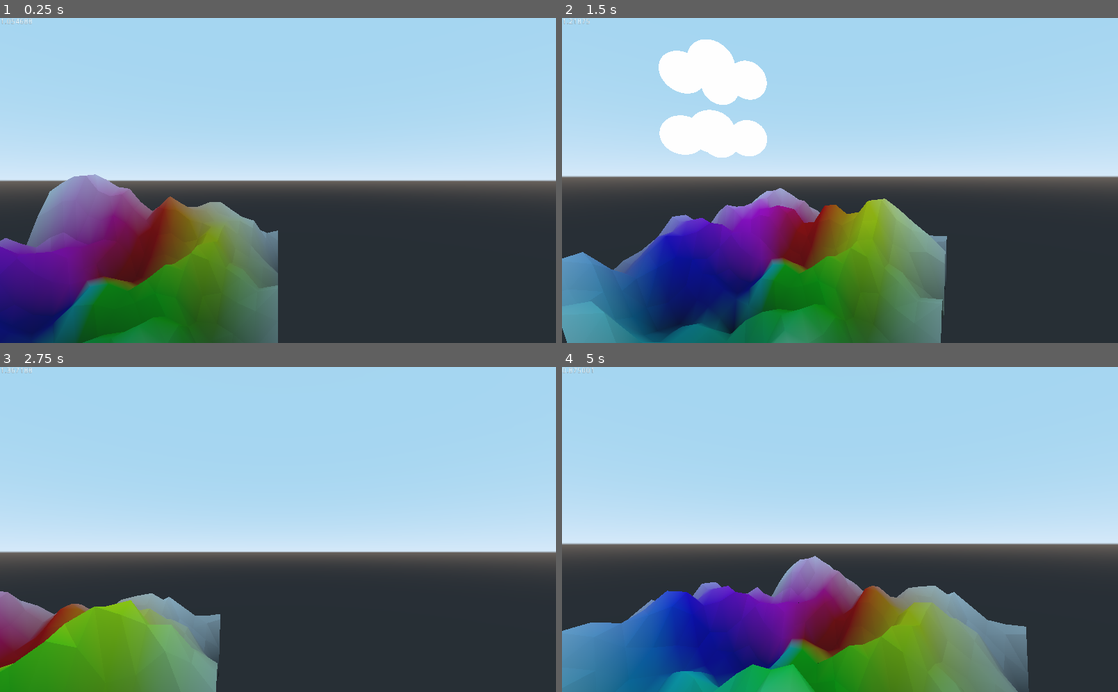
Above: before the commit, frames 1-4 (two rows, left to right).
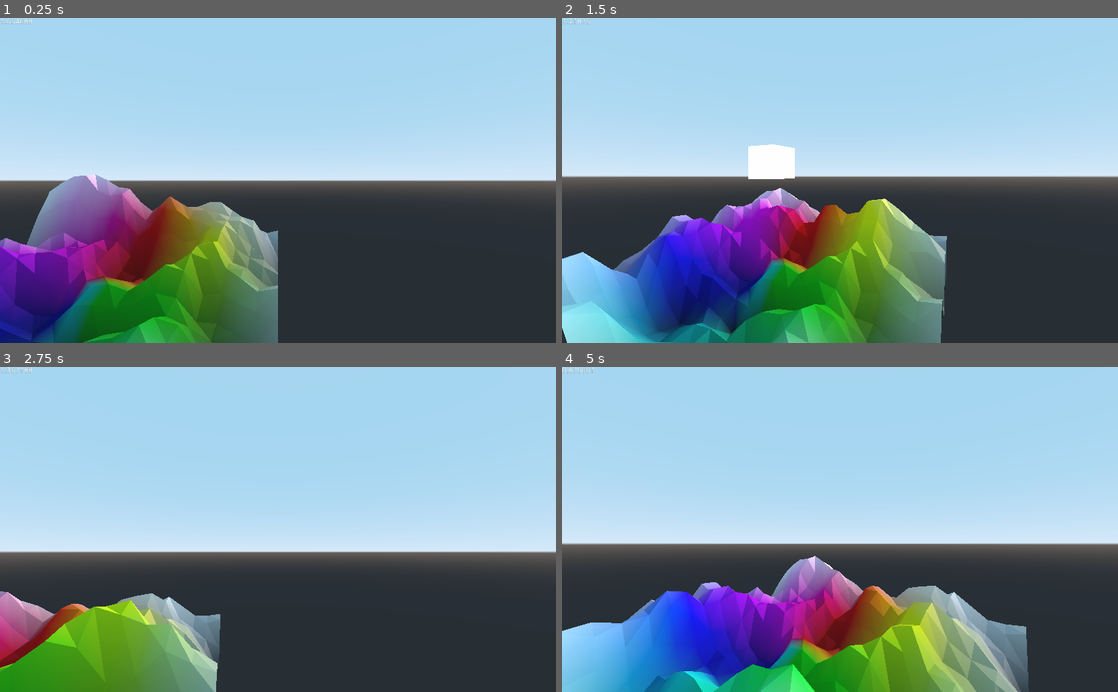
Above: after the commit, the same moments.

Repository: MrRoboman4321/Terrain-Meshes
Game: Godot game, scene res://Main.tscn
The game is run twice, just before and just after one commit, with the same random seed, the same clock (stepped at 60 frames per second) and the same inputs.
Inputs (mouse positions are in pixels of both pictures, inside the frame that each line leads up to):
- Up to frame 1 (0.25 s): no input
- Up to frame 2 (1.5 s): move the mouse to (867, 180) at 0.52 s; hold Up (ui_up) from 0.53 s (still down); click (867, 180) at 0.67 s; move the mouse to (812, 180) at 1.27 s
- Up to frame 3 (2.75 s): keep holding Up (ui_up); move the mouse to (289, 523) at 2.02 s
- Up to frame 4 (5 s): keep holding Up (ui_up); move the mouse to (834, 536) at 2.77 s; click (834, 536) at 2.92 s; move the mouse to (878, 532) at 3.52 s; move the mouse to (795, 526) at 4.27 s

The runs differ from the first frame. In frame 1, 4.9% of the frame differs, in the area x 0-50%, y 48-100%; in frame 2, 16%, in the area x 0-69%, y 6-100%; in frame 3, 2.4%; in frame 4, 14%.

Commit message:
Correct culling on dissolve shader

Diff:
--- /dev/null
+++ b/CollidingBox.tscn
@@ -0,0 +1,32 @@
+[gd_scene load_steps=7 format=2]
+
+[ext_resource path="res://dissolve.tres" type="Shader" id=1]
+
+[sub_resource type="OpenSimplexNoise" id=1]
+
+[sub_resource type="NoiseTexture" id=2]
+seamless = true
+noise = SubResource( 1 )
+
+[sub_resource type="ShaderMaterial" id=3]
+shader = ExtResource( 1 )
+shader_param/Edge2 = Color( 0, 0.321569, 1, 1 )
+shader_param/Threshold = 0.33
+shader_param/Edge = 0.01
+shader_param/TextureUniform = SubResource( 2 )
+
+[sub_resource type="CubeMesh" id=4]
+material = SubResource( 3 )
+
+[sub_resource type="BoxShape" id=5]
+
+[node name="CollidingBox" type="Spatial"]
+
+[node name="RigidBody" type="RigidBody" parent="."]
+
+[node name="MeshInstance" type="MeshInstance" parent="RigidBody"]
+mesh = SubResource( 4 )
+material/0 = null
+
+[node name="CollisionShape" type="CollisionShape" parent="RigidBody"]
+shape = SubResource( 5 )
--- a/FPS.gd
+++ b/FPS.gd
@@ -6,3 +6,7 @@
 
     func _init():
         pass
+
+    func update(delta):
+        deltas.append(delta)
+        #if(deltas.length() > 10):
--- a/Main.gd
+++ b/Main.gd
@@ -110,6 +110,6 @@
     #home_heights[SIZE - 1][0] = 0
     print(home_heights[SIZE - 1][0])
 
-    get_node("RigidBody5/MeshInstance").mesh.surface_get_material(0).set_shader_param("Threshold", (sin(time) + 1)/2)
+    get_node("CollidingBox/RigidBody/MeshInstance").mesh.surface_get_material(0).set_shader_param("Threshold", (sin(time) + 1)/2)
 
     i += 1
--- a/Main.tscn
+++ b/Main.tscn
@@ -1,47 +1,8 @@
-[gd_scene load_steps=15 format=2]
+[gd_scene load_steps=4 format=2]
 
 [ext_resource path="res://Main.gd" type="Script" id=1]
 [ext_resource path="res://Camera.gd" type="Script" id=2]
-[ext_resource path="res://Dissolve.gd" type="Script" id=3]
-[ext_resource path="res://dissolve.tres" type="Shader" id=4]
-
-[sub_resource type="BoxShape" id=1]
-
-[sub_resource type="OpenSimplexNoise" id=20]
-octaves = 1
-
-[sub_resource type="NoiseTexture" id=21]
-seamless = true
-noise = SubResource( 20 )
-
-[sub_resource type="ShaderMaterial" id=22]
-shader = ExtResource( 4 )
-shader_param/Edge2 = Color( 0, 0.321569, 1, 1 )
-shader_param/Threshold = 0.23
-shader_param/Edge = 0.02
-shader_param/TextureUniform = SubResource( 21 )
-script = ExtResource( 3 )
-
-[sub_resource type="CubeMesh" id=23]
-material = SubResource( 22 )
-
-[sub_resource type="SphereShape" id=24]
-
-[sub_resource type="OpenSimplexNoise" id=25]
-
-[sub_resource type="NoiseTexture" id=26]
-seamless = true
-noise = SubResource( 25 )
-
-[sub_resource type="ShaderMaterial" id=27]
-shader = ExtResource( 4 )
-shader_param/Edge2 = Color( 0, 0.321569, 1, 1 )
-shader_param/Threshold = 0.25
-shader_param/Edge = 0.02
-shader_param/TextureUniform = SubResource( 26 )
-
-[sub_resource type="SphereMesh" id=28]
-material = SubResource( 27 )
+[ext_resource path="res://CollidingBox.tscn" type="PackedScene" id=3]
 
 [node name="Main" type="Spatial"]
 script = ExtResource( 1 )
@@ -56,142 +17,8 @@
 margin_right = 40.0
 margin_bottom = 14.0
 
-[node name="RigidBody" type="RigidBody" parent="."]
-transform = Transform( 1, 0, 0, 0, 1, 0, 0, 0, 1, 10, 26.132, 10 )
-gravity_scale = 2.0
-continuous_cd = true
-can_sleep = false
+[node name="CollidingBox" parent="." instance=ExtResource( 3 )]
+transform = Transform( 1, 0, 0, 0, 1, 0, 0, 0, 1, 10, 26.0296, 10 )
 
-[node name="CollisionShape" type="CollisionShape" parent="RigidBody"]
-transform = Transform( 1, 0, 0, 0, 1, 0, 0, 0, 1, 0, 0, -27.3772 )
-shape = SubResource( 1 )
-
-[node name="CubeMesh" type="MeshInstance" parent="RigidBody"]
-transform = Transform( 1, 0, 0, 0, 1, 0, 0, 0, 1, 0, 0, -27.3772 )
-mesh = SubResource( 23 )
-material/0 = null
-
-[node name="RigidBody2" type="RigidBody" parent="."]
-transform = Transform( 1, 0, 0, 0, 1, 0, 0, 0, 1, 10, 26.132, 12 )
-gravity_scale = 2.0
-continuous_cd = true
-can_sleep = false
-
-[node name="CollisionShape" type="CollisionShape" parent="RigidBody2"]
-transform = Transform( 1, 0, 0, 0, 1, 0, 0, 0, 1, 0, 0, -27.3772 )
-shape = SubResource( 1 )
-
-[node name="MeshInstance" type="MeshInstance" parent="RigidBody2"]
-transform = Transform( 1, 0, 0, 0, 1, 0, 0, 0, 1, 0, 0, -27.3772 )
-mesh = SubResource( 23 )
-material/0 = null
-
-[node name="RigidBody3" type="RigidBody" parent="."]
-transform = Transform( 1, 0, 0, 0, 1, 0, 0, 0, 1, 12, 26.132, 10 )
-gravity_scale = 2.0
-continuous_cd = true
-can_sleep = false
-
-[node name="CollisionShape" type="CollisionShape" parent="RigidBody3"]
-transform = Transform( 1, 0, 0, 0, 1, 0, 0, 0, 1, 0, 0, -27.3772 )
-shape = SubResource( 1 )
-
-[node name="MeshInstance" type="MeshInstance" parent="RigidBody3"]
-transform = Transform( 1, 0, 0, 0, 1, 0, 0, 0, 1, 0, 0, -27.3772 )
-mesh = SubResource( 23 )
-material/0 = null
-
-[node name="RigidBody4" type="RigidBody" parent="."]
-transform = Transform( 1, 0, 0, 0, 1, 0, 0, 0, 1, 12, 26.132, 12 )
-gravity_scale = 2.0
-continuous_cd = true
-can_sleep = false
-
-[node name="CollisionShape" type="CollisionShape" parent="RigidBody4"]
-transform = Transform( 1, 0, 0, 0, 1, 0, 0, 0, 1, 0, 0, -27.3772 )
-shape = SubResource( 1 )
-
-[node name="MeshInstance" type="MeshInstance" parent="RigidBody4"]
-transform = Transform( 1, 0, 0, 0, 1, 0, 0, 0, 1, 0, 0, -27.3772 )
-mesh = SubResource( 23 )
-material/0 = null
-
-[node name="RigidBody5" type="RigidBody" parent="."]
-transform = Transform( 1, 0, 0, 0, 1, 0, 0, 0, 1, 11.9118, 27.3034, 10 )
-
-[node name="CollisionShape" type="CollisionShape" parent="RigidBody5"]
-shape = SubResource( 24 )
-
-[node name="MeshInstance" type="MeshInstance" parent="RigidBody5"]
-mesh = SubResource( 28 )
-material/0 = null
-
-[node name="RigidBody9" type="RigidBody" parent="."]
-transform = Transform( 1, 0, 0, 0, 1, 0, 0, 0, 1, 11.9118, 30.52, 10 )
-
-[node name="CollisionShape" type="CollisionShape" parent="RigidBody9"]
-shape = SubResource( 24 )
-
-[node name="MeshInstance" type="MeshInstance" parent="RigidBody9"]
-mesh = SubResource( 28 )
-material/0 = null
-
-[node name="RigidBody7" type="RigidBody" parent="."]
-transform = Transform( 1, 0, 0, 0, 1, 0, 0, 0, 1, 11.9118, 27.3034, 12.2454 )
-
-[node name="CollisionShape" type="CollisionShape" parent="RigidBody7"]
-shape = SubResource( 24 )
-
-[node name="MeshInstance" type="MeshInstance" parent="RigidBody7"]
-mesh = SubResource( 28 )
-material/0 = null
-
-[node name="RigidBody11" type="RigidBody" parent="."]
-transform = Transform( 1, 0, 0, 0, 1, 0, 0, 0, 1, 11.9118, 30.52, 12.2454 )
-
-[node name="CollisionShape" type="CollisionShape" parent="RigidBody11"]
-shape = SubResource( 24 )
-
-[node name="MeshInstance" type="MeshInstance" parent="RigidBody11"]
-mesh = SubResource( 28 )
-material/0 = null
-
-[node name="RigidBody6" type="RigidBody" parent="."]
-transform = Transform( 1, 0, 0, 0, 1, 0, 0, 0, 1, 14.0756, 27.3034, 10 )
-
-[node name="CollisionShape" type="CollisionShape" parent="RigidBody6"]
-shape = SubResource( 24 )
-
-[node name="MeshInstance" type="MeshInstance" parent="RigidBody6"]
-mesh = SubResource( 28 )
-material/0 = null
-
-[node name="RigidBody10" type="RigidBody" parent="."]
-transform = Transform( 1, 0, 0, 0, 1, 0, 0, 0, 1, 14.0756, 30.52, 10 )
-
-[node name="CollisionShape" type="CollisionShape" parent="RigidBody10"]
-shape = SubResource( 24 )
-
-[node name="MeshInstance" type="MeshInstance" parent="RigidBody10"]
-mesh = SubResource( 28 )
-material/0 = null
-
-[node name="RigidBody8" type="RigidBody" parent="."]
-transform = Transform( 1, 0, 0, 0, 1, 0, 0, 0, 1, 14.0756, 27.3034, 12.2454 )
-
-[node name="CollisionShape" type="CollisionShape" parent="RigidBody8"]
-shape = SubResource( 24 )
-
-[node name="MeshInstance" type="MeshInstance" parent="RigidBody8"]
-mesh = SubResource( 28 )
-material/0 = null
-
-[node name="RigidBody12" type="RigidBody" parent="."]
-transform = Transform( 1, 0, 0, 0, 1, 0, 0, 0, 1, 14.0756, 30.52, 12.2454 )
-
-[node name="CollisionShape" type="CollisionShape" parent="RigidBody12"]
-shape = SubResource( 24 )
-
-[node name="MeshInstance" type="MeshInstance" parent="RigidBody12"]
-mesh = SubResource( 28 )
-material/0 = null
+[node name="DirectionalLight" type="DirectionalLight" parent="."]
+transform = Transform( -0.663916, -0.157771, -0.730974, -0.483875, 0.835913, 0.259064, 0.570158, 0.525697, -0.631318, -16.6663, 18.602, -15.8261 )
--- a/dissolve.tres
+++ b/dissolve.tres
@@ -54,8 +54,13 @@
 [sub_resource type="VisualShaderNodeVectorInterp" id=18]
 output_port_for_preview = 0
 
+[sub_resource type="VisualShaderNodeScalarFunc" id=19]
+output_port_for_preview = 0
+
 [resource]
 code = "shader_type spatial;
+render_mode depth_draw_alpha_prepass, cull_disabled;
+
 uniform vec4 Edge2 : hint_color;
 uniform sampler2D TextureUniform;
 uniform float Threshold;
@@ -167,7 +172,9 @@
 
 }
 "
-graph_offset = Vector2( 1524, -203.25 )
+graph_offset = Vector2( 1476, -233.25 )
+modes/cull = 2
+modes/depth_draw = 3
 nodes/fragment/0/position = Vector2( 2164, 70 )
 nodes/fragment/2/node = SubResource( 8 )
 nodes/fragment/2/position = Vector2( 640, 40 )
@@ -182,7 +189,7 @@
 nodes/fragment/17/node = SubResource( 5 )
 nodes/fragment/17/position = Vector2( 1076, 134 )
 nodes/fragment/18/node = SubResource( 6 )
-nodes/fragment/18/position = Vector2( 1962, 130 )
+nodes/fragment/18/position = Vector2( 1960, 140 )
 nodes/fragment/19/node = SubResource( 7 )
 nodes/fragment/19/position = Vector2( 1784, 132 )
 nodes/fragment/22/node = SubResource( 9 )
@@ -203,4 +210,6 @@
 nodes/fragment/29/position = Vector2( 1915.5, -165.75 )
 nodes/fragment/30/node = SubResource( 18 )
 nodes/fragment/30/position = Vector2( 2120, -224 )
-nodes/fragment/connections = PoolIntArray( 2, 0, 11, 0, 3, 0, 2, 0, 11, 0, 17, 0, 10, 0, 17, 1, 15, 0, 19, 0, 19, 0, 18, 1, 23, 0, 22, 1, 17, 0, 22, 0, 22, 0, 15, 0, 25, 0, 26, 0, 26, 0, 27, 1, 17, 0, 25, 0, 18, 0, 0, 1, 28, 0, 24, 0, 27, 0, 24, 2, 29, 0, 30, 1, 28, 0, 30, 0, 27, 0, 30, 2, 24, 0, 0, 5, 30, 0, 0, 0 )
+nodes/fragment/31/node = SubResource( 19 )
+nodes/fragment/31/position = Vector2( 1860, 280 )
+nodes/fragment/connections = PoolIntArray( 2, 0, 11, 0, 3, 0, 2, 0, 11, 0, 17, 0, 10, 0, 17, 1, 15, 0, 19, 0, 19, 0, 18, 1, 23, 0, 22, 1, 17, 0, 22, 0, 22, 0, 15, 0, 25, 0, 26, 0, 26, 0, 27, 1, 17, 0, 25, 0, 18, 0, 0, 1, 28, 0, 24, 0, 27, 0, 24, 2, 29, 0, 30, 1, 28, 0, 30, 0, 27, 0, 30, 2, 24, 0, 0, 5, 30, 0, 0, 0, 18, 0, 31, 0 )
Not shown: 1 places in dissolve.tres that only renumber resources
